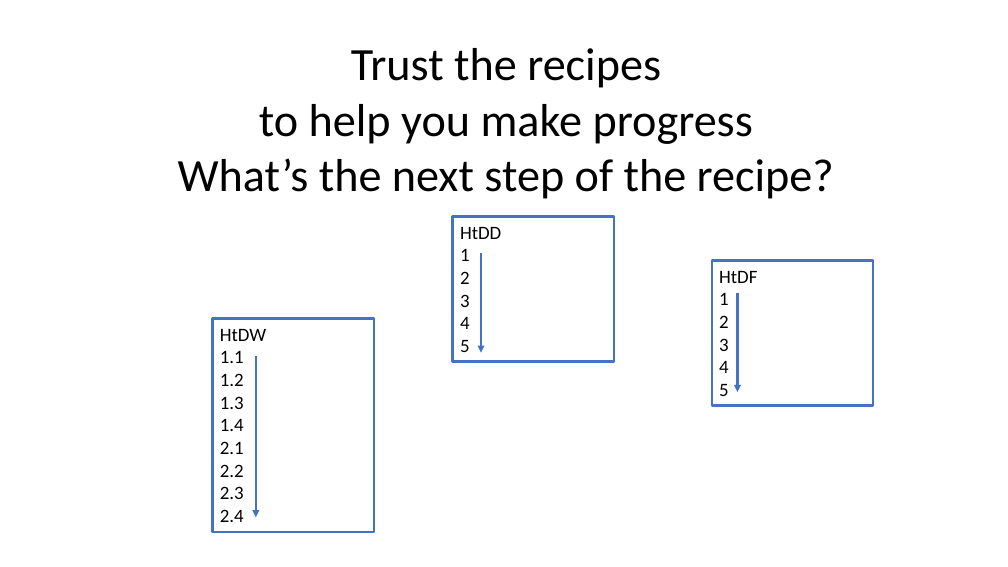
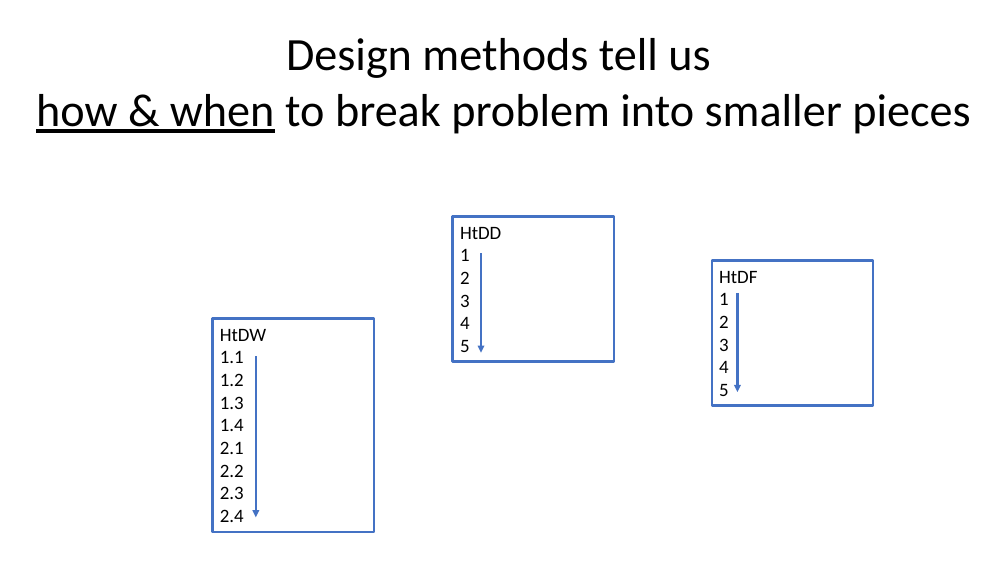
Before and after one commit to GregorKiczales/spd-materials, a slide deck: slide 8 of instructor/l04/l04-pad.pptx (slide 3 before the commit). Drawn at 1008x567 pixels with LibreOffice and Linux fonts; fonts in the diff are those of the drawing. Boxes give left, top, right and bottom in pixels: in the first picture for what was removed or moved away, otherwise in the second. Text is boxed around its words. In the diff, an @@ line names an element or a change of style, - is before the commit and + after.

Commit message:
update slides

```diff
--- a/instructor/l04/l04-pad.pptx
+++ b/instructor/l04/l04-pad.pptx
@@ text added at bbox=[36, 38, 970, 134], 44 pt, text #000000 @@
+Design methods tell us
+how & when to break problem into smaller pieces
@@ text removed at bbox=[178, 48, 834, 199] @@
-Trust the recipes
-to help you make progress
-What’s the next step of the recipe?
```
Also in this commit, not shown: 3 other slides changed, 7 slides added, 1 other file.
